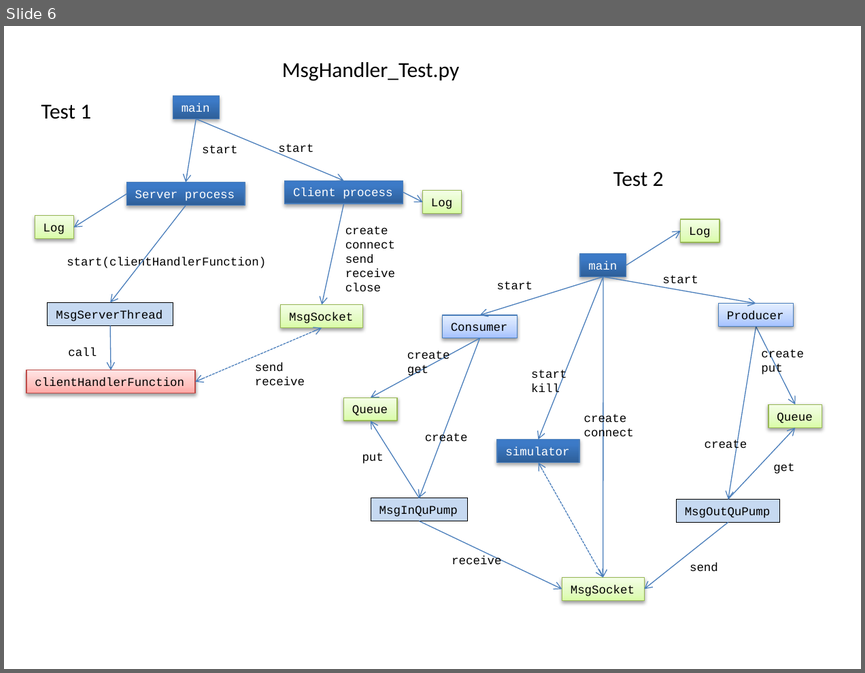
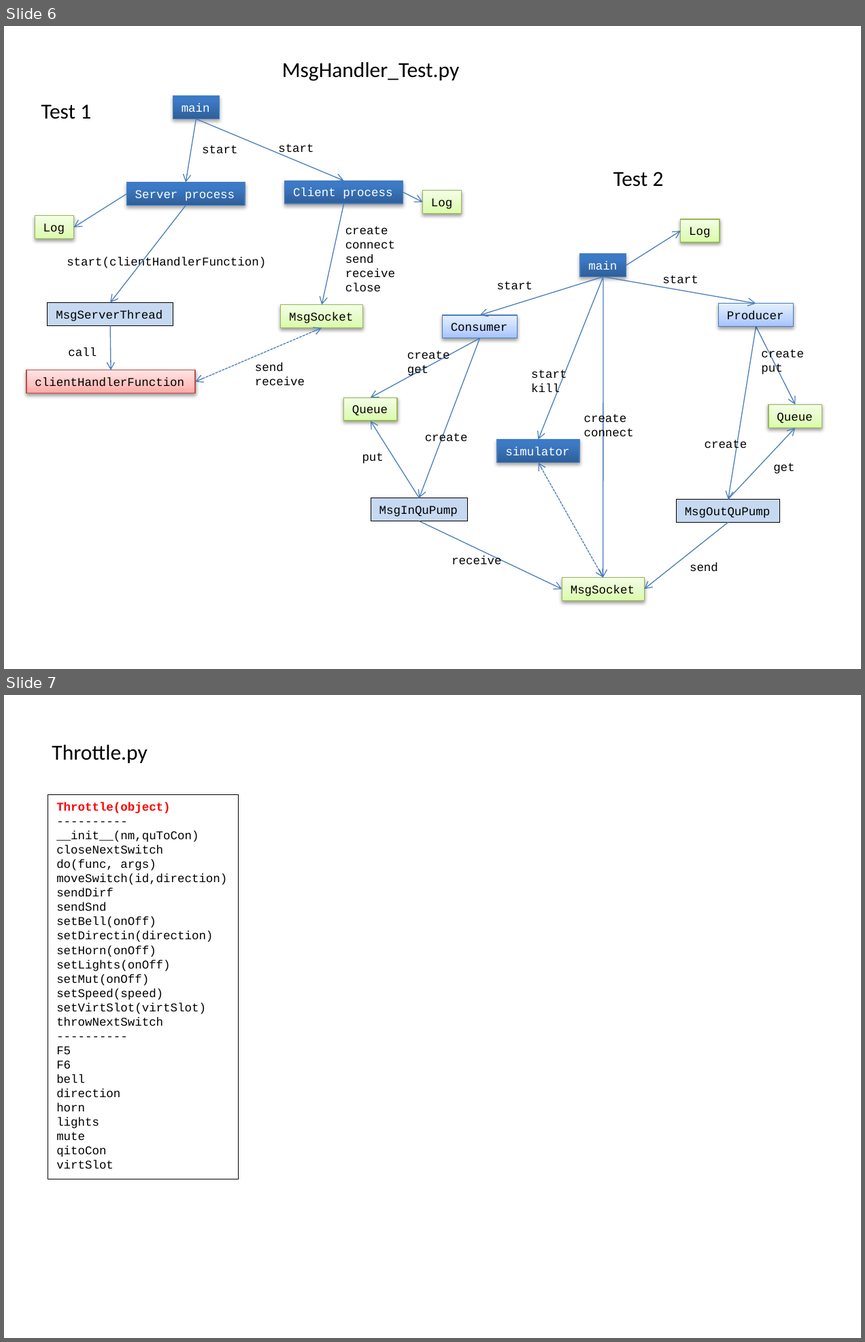
Before and after one commit to mlozborne/motin, a slide deck: Scripting/ScriptingDocumenation/DesignDiagrams.pptx. Shown one above the other, each under a label of ours: slide 6 before the commit, slides 6 and 7 after it. The pictures are 865x673 and 865x1342 pixels, drawn with LibreOffice and Linux fonts; fonts in the diff are those of the drawing. Boxes give left, top, right and bottom in pixels: in the first picture for what was removed or moved away, otherwise in the second. Text is boxed around its words. In the diff, an @@ line names an element or a change of style, - is before the commit and + after.

```diff
--- a/Scripting/ScriptingDocumenation/DesignDiagrams.pptx
+++ b/Scripting/ScriptingDocumenation/DesignDiagrams.pptx
@@ slide 7 added at (4,695,861,1338), background #FFFFFF @@
@@ text added at (52,745,147,763), 18 pt, text #000000 @@
+Throttle.py
@@ rectangle added at (48,795,238,1179), outline #000000 0.75 pt, 10 pt, text #000000 @@
+Throttle(object)
+----------
+__init__(nm,quToCon)
+closeNextSwitch
+do(func, args)
+moveSwitch(id,direction)
+sendDirf
+sendSnd
+setBell(onOff)
+setDirectin(direction)
+setHorn(onOff)
+setLights(onOff)
+setMut(onOff)
+setSpeed(speed)
+setVirtSlot(virtSlot)
+throwNextSwitch
+----------
+F5
+F6
+bell
+direction
+horn
+lights
+mute
+qitoCon
+virtSlot
```
Also in this commit, not shown: 2 slides changed, 4 other files.
